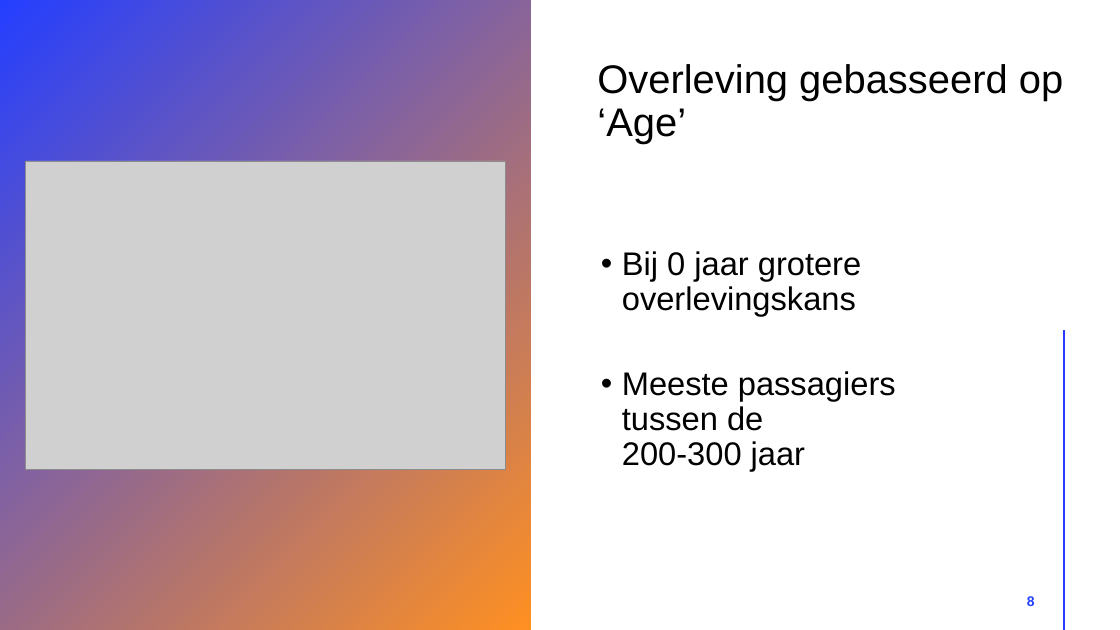
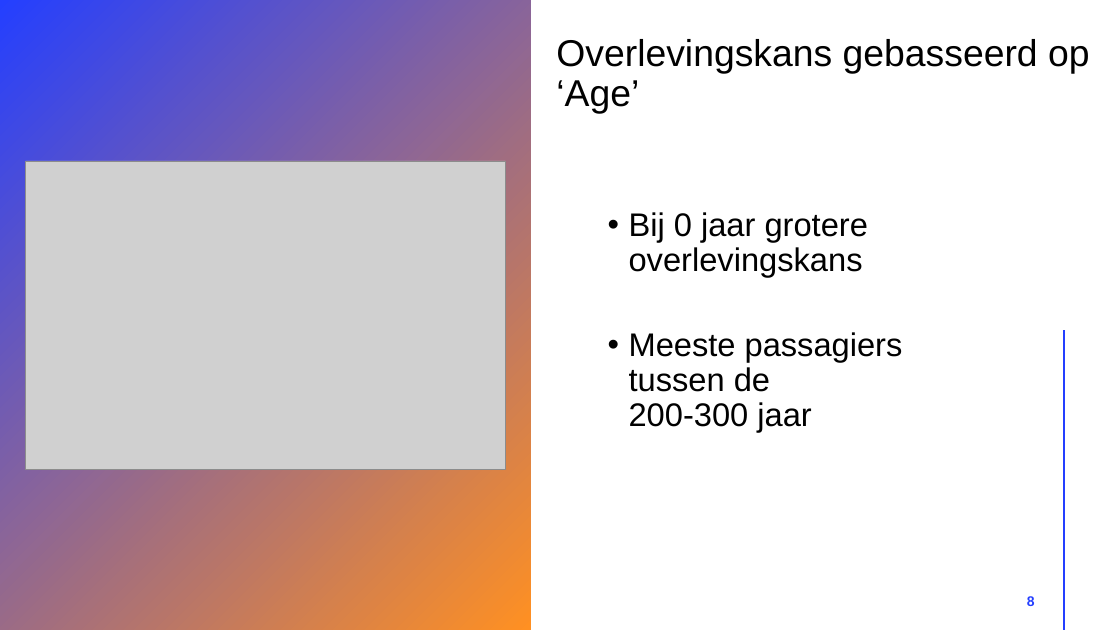
Before and after one commit to robinmonsere/Spaceship-Titanic, a slide deck: slide 8 of Documents/Spaceship titanic.pptx. Drawn at 1120x630 pixels with LibreOffice and Linux fonts; fonts in the diff are those of the drawing; grey boxes stand for pictures. Boxes give left, top, right and bottom in pixels: in the first picture for what was removed or moved away, otherwise in the second. Text is boxed around its words. In the diff, an @@ line names an element or a change of style, - is before the commit and + after.

```diff
--- a/Documents/Spaceship titanic.pptx
+++ b/Documents/Spaceship titanic.pptx
@@ text at <box>556,39,1090,114</box>: text changed; size 34.2 to 32 pt @@
-Overleving gebasseerd op ‘Age’
+Overlevingskans gebasseerd op ‘Age’
@@ text "Bij 0 jaar grotere overlevingskans": place and size @@
-text "Bij 0 jaar grotere overlevingskans" at <box>622,251,896,471</box>
+text "Bij 0 jaar grotere overlevingskans" at <box>629,212,903,432</box>
```
Also in this commit, not shown: 6 other slides changed, 1 slide added, 1 other file.
